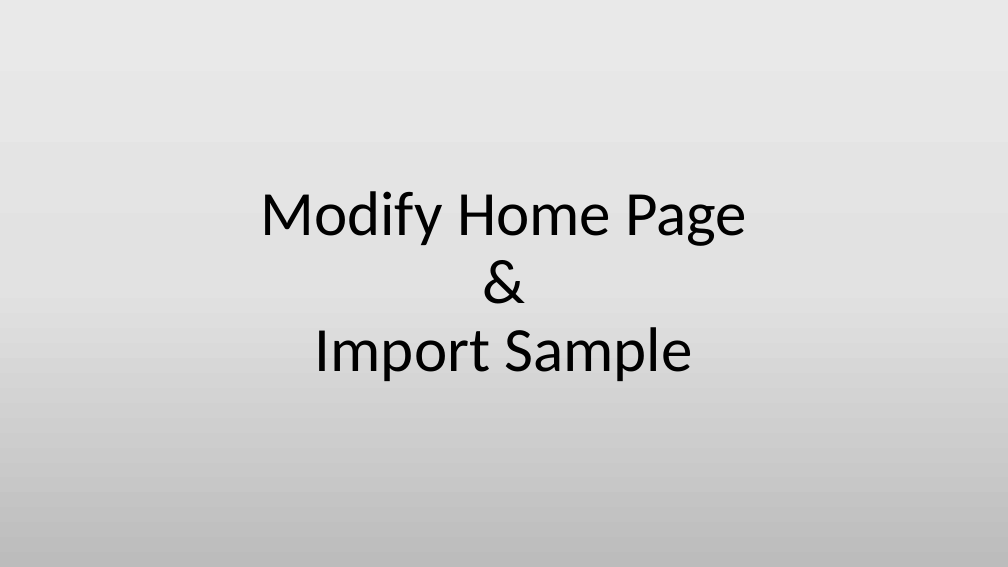
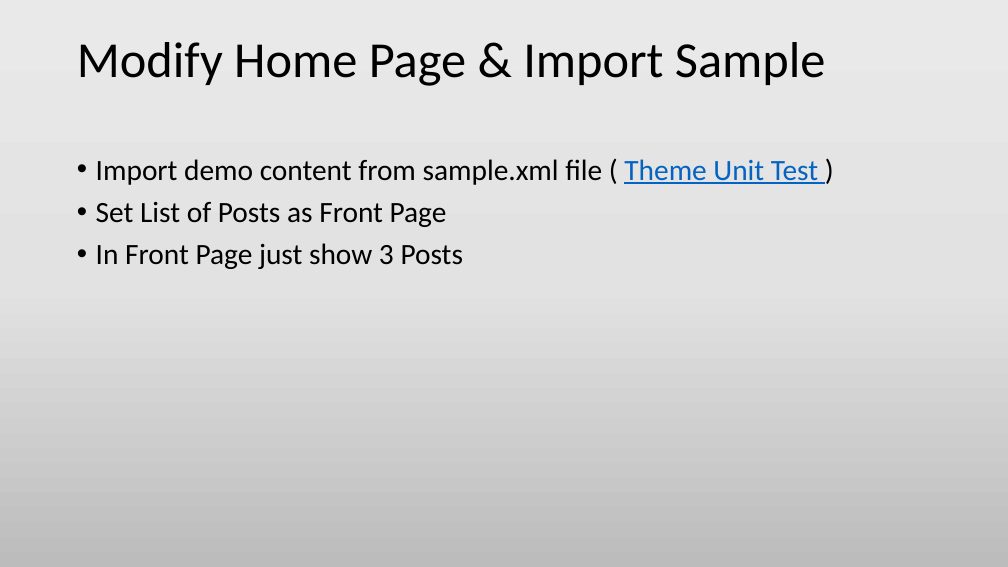
Before and after one commit to min-naing/Wordpress-Tuto-PowerPoint, a slide deck: slide 2 of 4. Building a Blog Style Home Page Site.pptx. Drawn at 1008x567 pixels with LibreOffice and Linux fonts; fonts in the diff are those of the drawing. Boxes give left, top, right and bottom in pixels: in the first picture for what was removed or moved away, otherwise in the second. Text is boxed around its words. In the diff, an @@ line names an element or a change of style, - is before the commit and + after.

Commit message:
Modify Building a Brochure Site And Building a Blog Style Home Page Site

```diff
--- a/4. Building a Blog Style Home Page Site.pptx
+++ b/4. Building a Blog Style Home Page Site.pptx
@@ title "Modify Home Page & Import ...": place and size @@
-title "Modify Home Page & Import ..." at bbox=[260, 191, 747, 381]
+title "Modify Home Page & Import ..." at bbox=[77, 42, 826, 86]
@@ title "Modify Home Page & Import ..." at bbox=[77, 42, 826, 86]: size 60 to 48 pt; alignment centre to left; vertical alignment middle to top @@
@@ text added at bbox=[96, 159, 818, 269], 28 pt, text #000000 @@
+• Import demo content from sample.xml file ( Theme Unit Test )
+• Set List of Posts as Front Page
+• In Front Page just show 3 Posts
```
Also in this commit, not shown: 1 other slide changed, 3 slides added, 1 other file.
